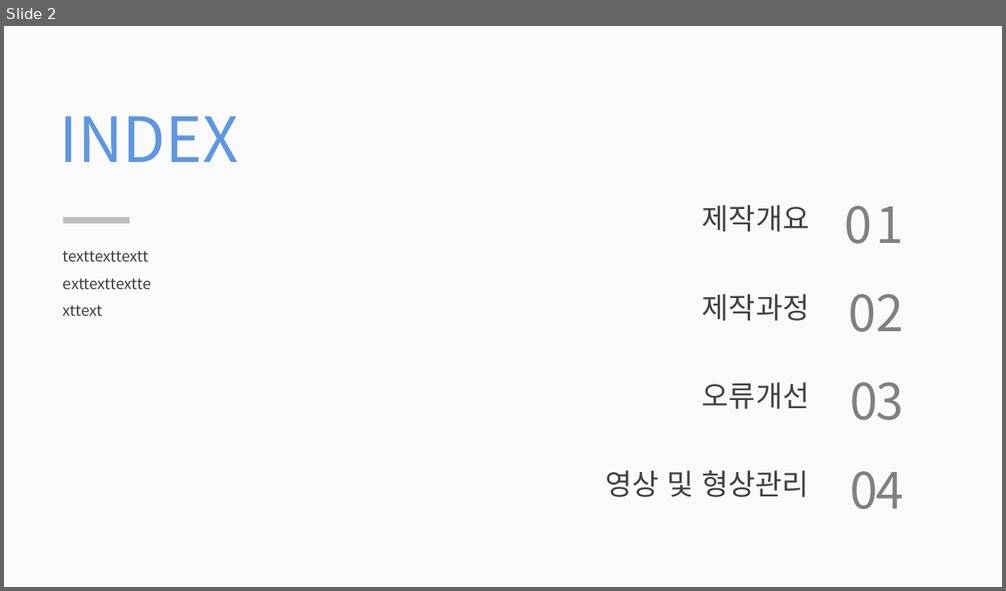
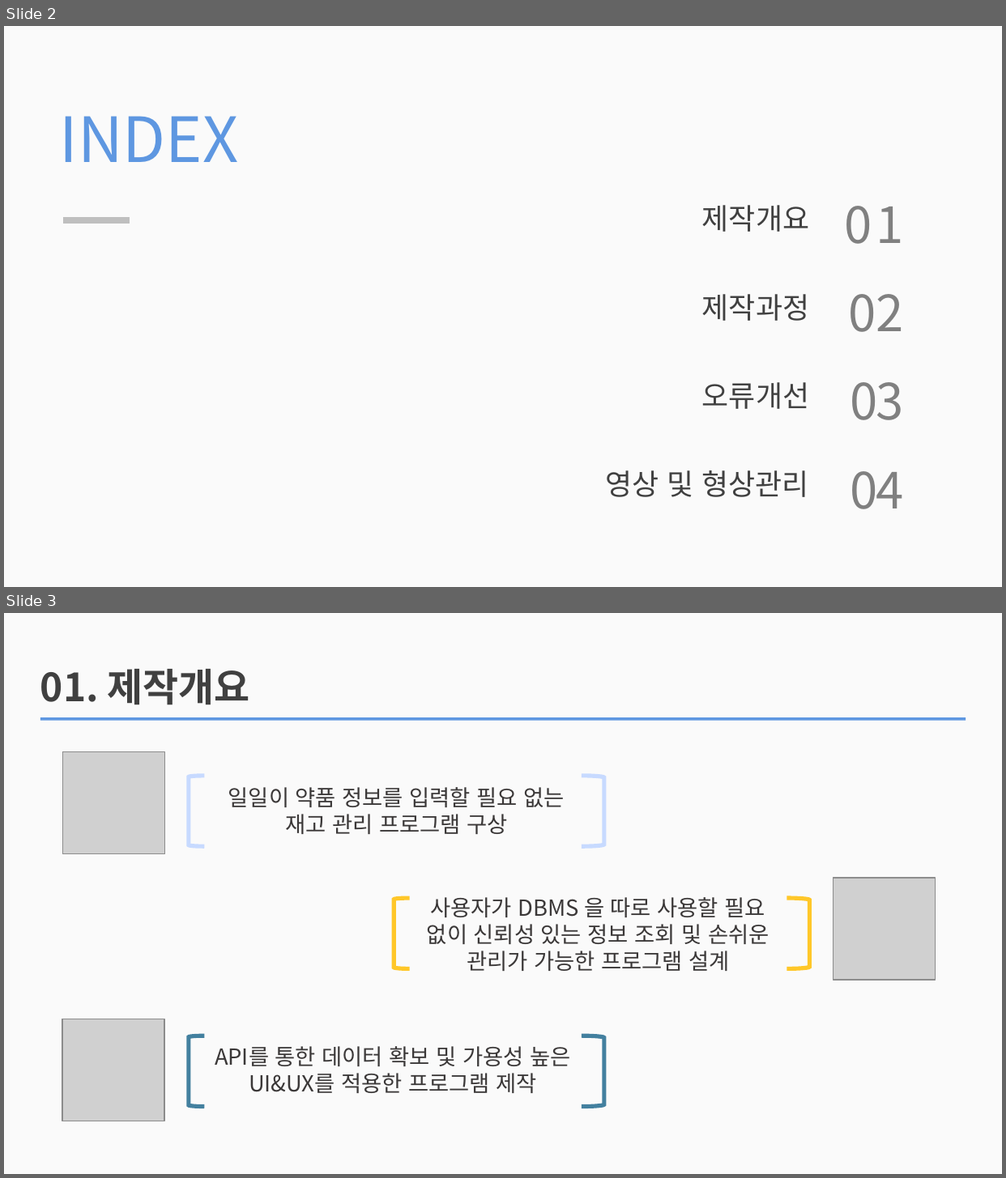
Before and after one commit to jhy0409/teamPrj, a slide deck: PPT/210421_빛창식과 아이들_사진추가본.pptx. Shown one above the other, each under a label of ours: slide 2 before the commit, slides 2 and 3 after it. The pictures are 1006x591 and 1006x1178 pixels, drawn with LibreOffice and Linux fonts; fonts in the diff are those of the drawing; grey boxes stand for pictures. Boxes give left, top, right and bottom in pixels: in the first picture for what was removed or moved away, otherwise in the second. Text is boxed around its words. In the diff, an @@ line names an element or a change of style, - is before the commit and + after.

```diff
--- a/PPT/210421_빛창식과 아이들_사진추가본.pptx
+++ b/PPT/210421_빛창식과 아이들_사진추가본.pptx
@@ slide 3 added at (4, 613, 1002, 1174), background #FAFAFA @@
@@ text added at (40, 669, 250, 705), 28 pt, text #404040, bold @@
+01. 제작개요
@@ rectangle added at (40, 717, 965, 721), fill #5E97E1 @@
@@ picture added at (63, 752, 164, 854) @@
@@ left bracket added at (189, 776, 205, 846), outline #C7DAFF 3 pt @@
@@ left bracket added at (582, 776, 605, 846), outline #C7DAFF 3 pt @@
@@ text added at (228, 787, 565, 834), 16 pt, text #3B3838 @@
+일일이 약품 정보를 입력할 필요 없는 재고 관리 프로그램 구상
@@ picture added at (833, 879, 935, 980) @@
@@ left bracket added at (394, 898, 410, 969), outline #FFC729 3 pt @@
@@ text added at (427, 897, 769, 971), 16 pt, text #3B3838 @@
+사용자가 DBMS 을 따로 사용할 필요 없이 신뢰성 있는 정보 조회 및 손쉬운 관리가 가능한 프로그램 설계
@@ left bracket added at (786, 898, 809, 969), outline #FFC729 3 pt @@
@@ picture added at (63, 1019, 164, 1121) @@
@@ left bracket added at (189, 1036, 205, 1107), outline #43809F 3 pt @@
@@ text added at (215, 1046, 570, 1093), 16 pt, text #3B3838 @@
+API를 통한 데이터 확보 및 가용성 높은 UI&UX를 적용한 프로그램 제작
@@ left bracket added at (582, 1036, 605, 1107), outline #43809F 3 pt @@
@@ slide 2 changed as well @@
@@ text removed at (63, 233, 164, 352) @@
-texttexttexttexttexttexttexttext
```
Also in this commit, not shown: 1 other slide changed, 11 other slides added, 10 slides removed.
